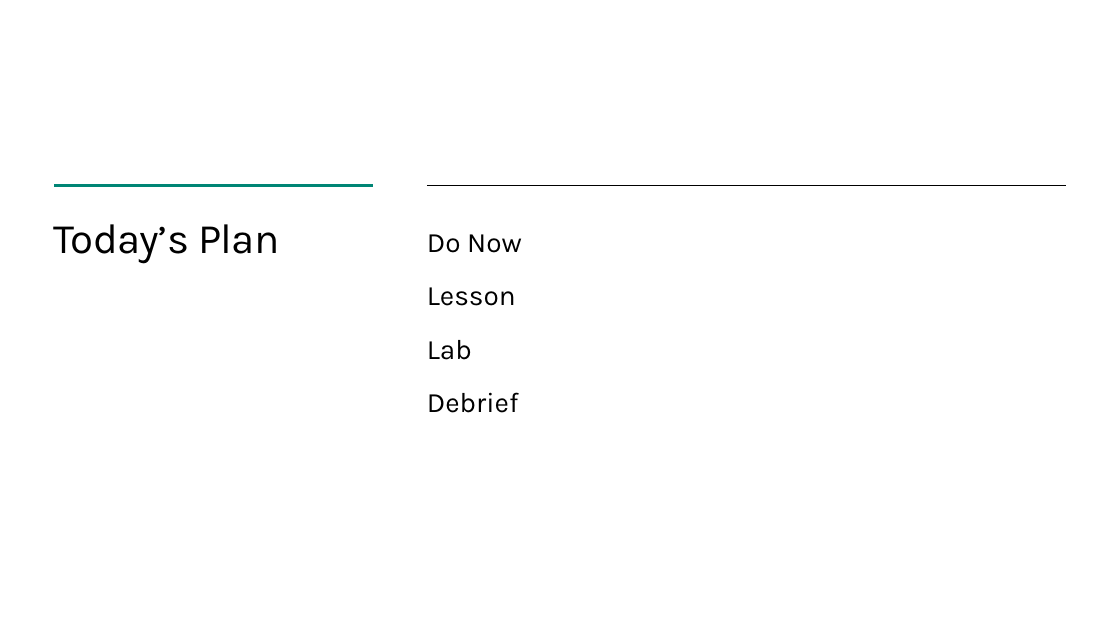
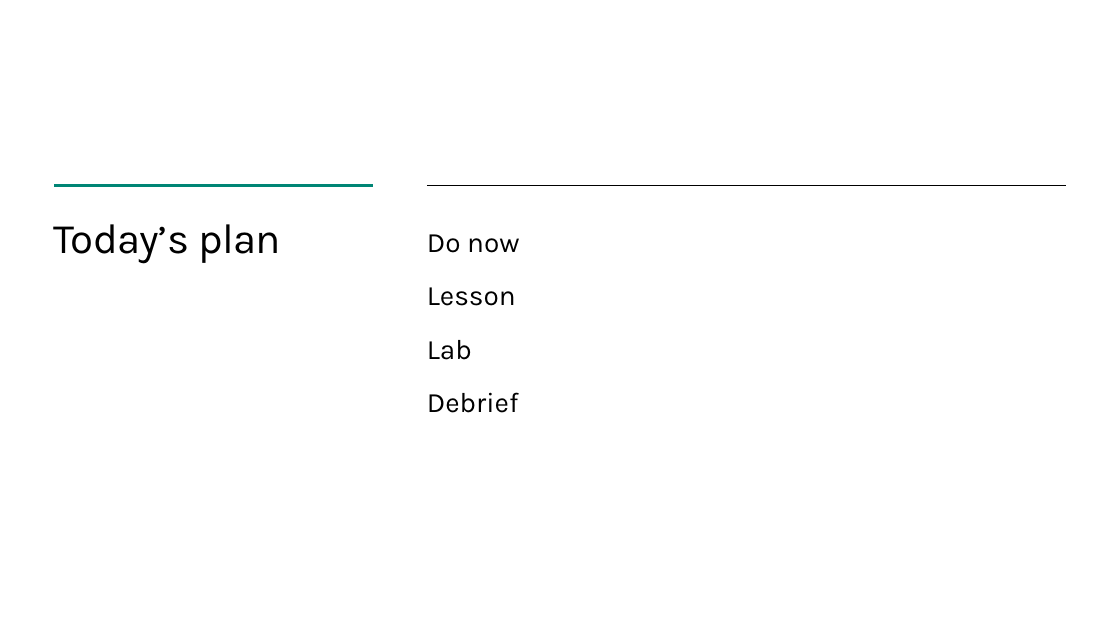
Before and after one commit to TEALSK12/2nd-semester-introduction-to-computer-science, a slide deck: slide 3 of units/2_unit/slidedecks/Intro Python 2.01 TEALS.pptx. Drawn at 1120x630 pixels with LibreOffice and Linux fonts; fonts in the diff are those of the drawing; background and template pictures are left out. Boxes give left, top, right and bottom in pixels: in the first picture for what was removed or moved away, otherwise in the second. Text is boxed around its words. In the diff, an @@ line names an element or a change of style, - is before the commit and + after.

```diff
--- a/units/2_unit/slidedecks/Intro Python 2.01 TEALS.pptx
+++ b/units/2_unit/slidedecks/Intro Python 2.01 TEALS.pptx
@@ title at <box>54,224,281,264</box>: text changed @@
-Today’s Plan
+Today’s plan
@@ text at <box>427,234,519,253</box>: text changed @@
-Do Now
+Do now
```
Also in this commit, not shown: 9 other slides changed.
